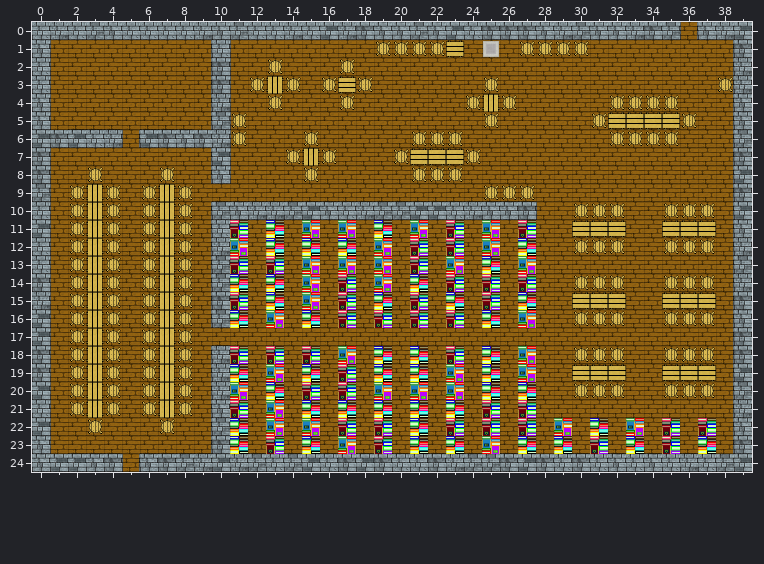
Two states of a Tiled map, assets/maps/monestary.tmx. The picture above was drawn from the file before the commit.
Cells are 32x32 px. Shown: x 0..39, y 0..24.
And afterwards:
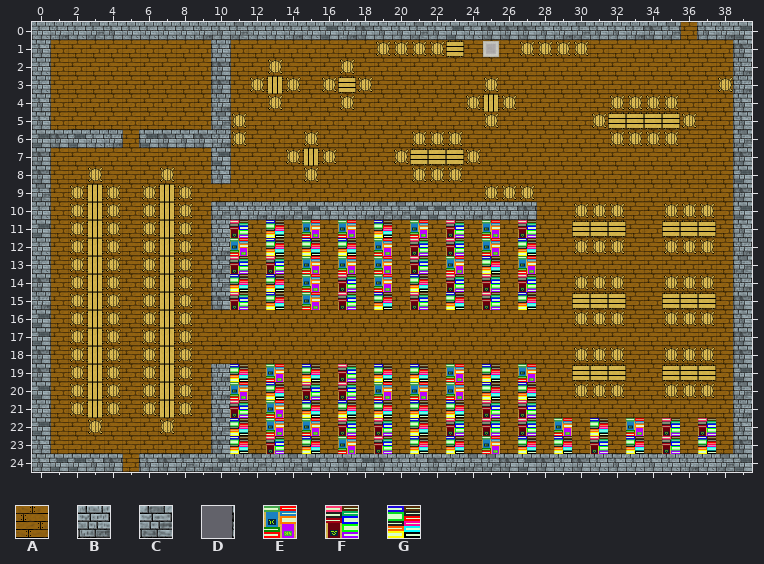
Key: from "ShardsOfCreation": A 14, B 33, C 34, D 94, E 150, F 151, G 152.
_ is an empty cell, # one hidden under a higher layer.
Edits made:
{"where": "layer \"Base\""}
{"y":16,"x":10,"old":"C","new":"A"}
{"y":18,"x":10,"old":"B","new":"A"}
{"where": "layer \"Smoothing\""}
{"y":16,"x":9,"old":"D","new":"_"}
{"y":18,"x":9,"old":"D","new":"_"}
{"y":18,"x":11,"old":"#","new":"_"}
{"where": "layer \"Furniture\""}
{"y":16,"x":11,"old":"G","new":"_"}
{"y":16,"x":13,"old":"E","new":"_"}
{"y":16,"x":15,"old":"G","new":"_"}
{"y":16,"x":17,"old":"F","new":"_"}
{"y":16,"x":19,"old":"F","new":"_"}
{"y":16,"x":21,"old":"F","new":"_"}
{"y":16,"x":23,"old":"F","new":"_"}
{"y":16,"x":25,"old":"G","new":"_"}
{"y":16,"x":27,"old":"E","new":"_"}
{"y":18,"x":11,"old":"F","new":"_"}
{"y":18,"x":13,"old":"F","new":"_"}
{"y":18,"x":15,"old":"F","new":"_"}
{"y":18,"x":17,"old":"E","new":"_"}
{"y":18,"x":19,"old":"G","new":"_"}
{"y":18,"x":21,"old":"G","new":"_"}
{"y":18,"x":23,"old":"F","new":"_"}
{"y":18,"x":25,"old":"G","new":"_"}
{"y":18,"x":27,"old":"E","new":"_"}
